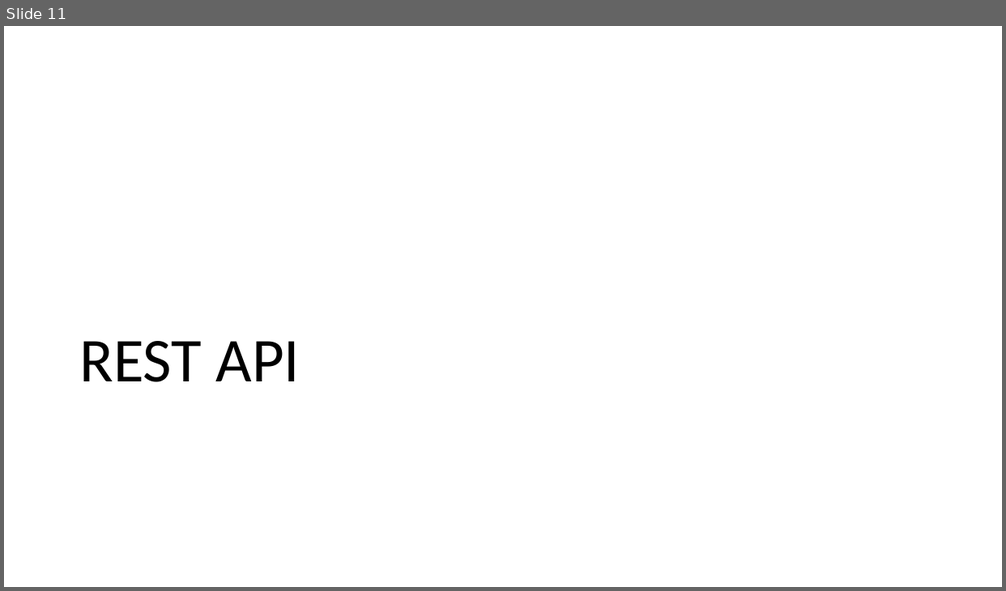
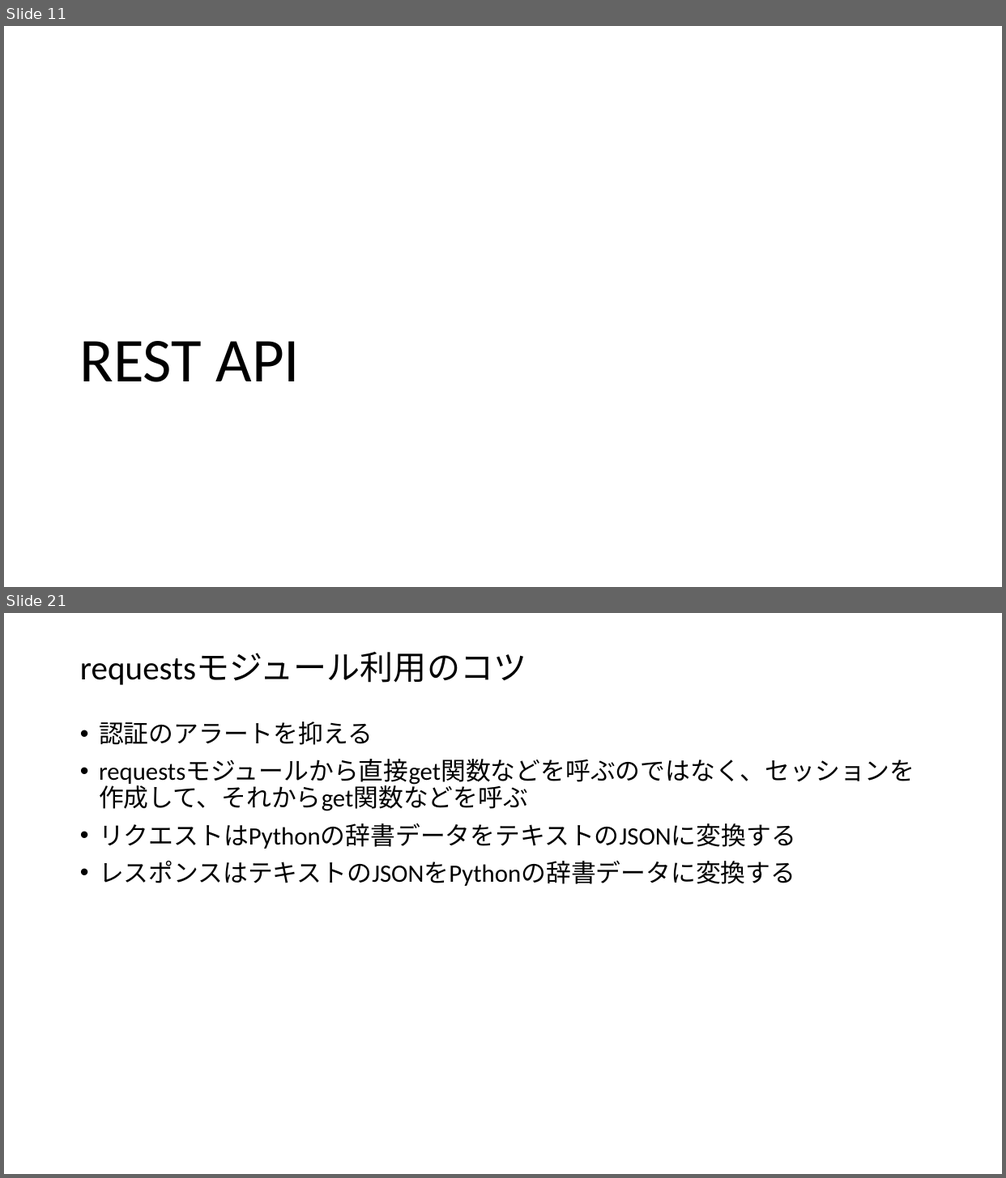
Before and after one commit to yuichi110/nutanix_restapi_bootcamp, a slide deck: lesson01.pptx. Shown one above the other, each under a label of ours: slide 11 before the commit, slides 11 and 21 after it; the slides between them are not shown. The pictures are 1006x591 and 1006x1178 pixels, drawn with LibreOffice and Linux fonts; fonts in the diff are those of the drawing. Boxes give left, top, right and bottom in pixels: in the first picture for what was removed or moved away, otherwise in the second. Text is boxed around its words. In the diff, an @@ line names an element or a change of style, - is before the commit and + after.

```diff
--- a/lesson01.pptx
+++ b/lesson01.pptx
@@ slide 21 added at (4,613,1002,1174), background #FFFFFF @@
@@ title added at (80,652,526,685), 32 pt, text #000000 @@
+requestsモジュール利用のコツ
@@ text added at (99,722,914,886), 24 pt, text #000000 @@
+• 認証のアラートを抑える
+• requestsモジュールから直接get関数などを呼ぶのではなく、セッションを作成して、それからget関数などを呼ぶ
+• リクエストはPythonの辞書データをテキストのJSONに変換する
+• レスポンスはテキストのJSONをPythonの辞書データに変換する
```
Also in this commit, not shown: 14 slides changed, 3 other slides added, 7 other files.
